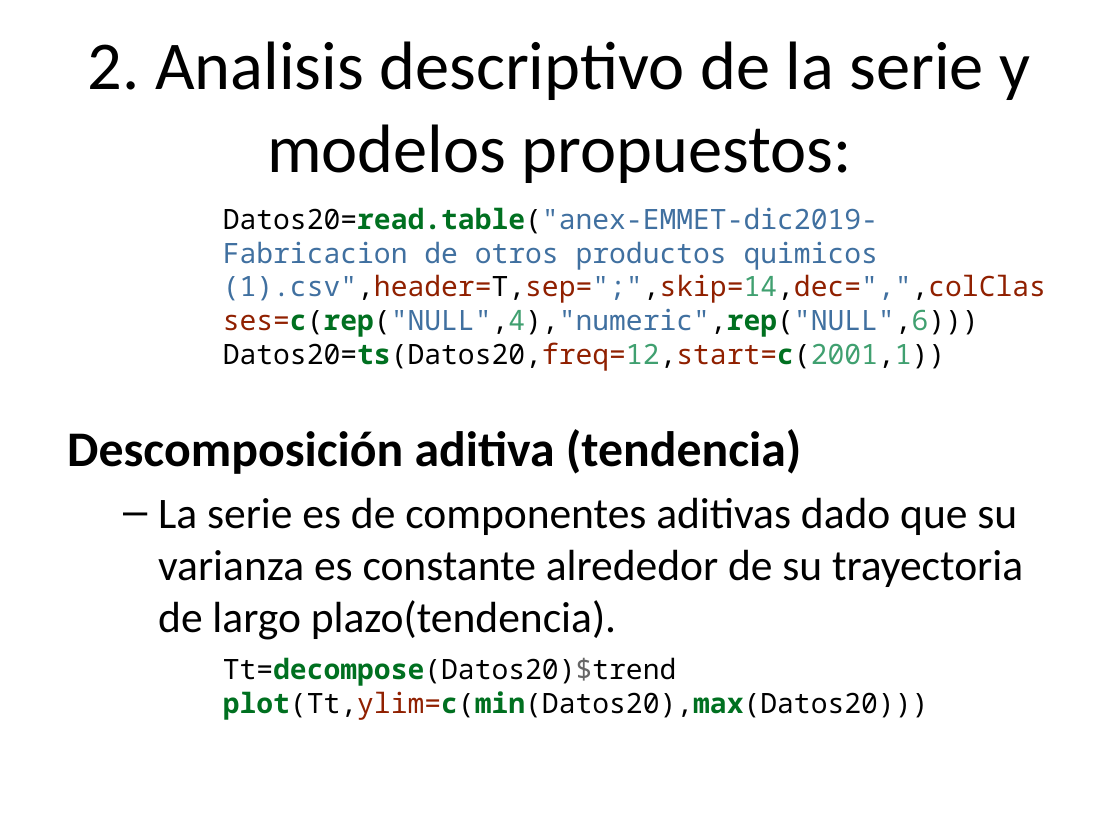
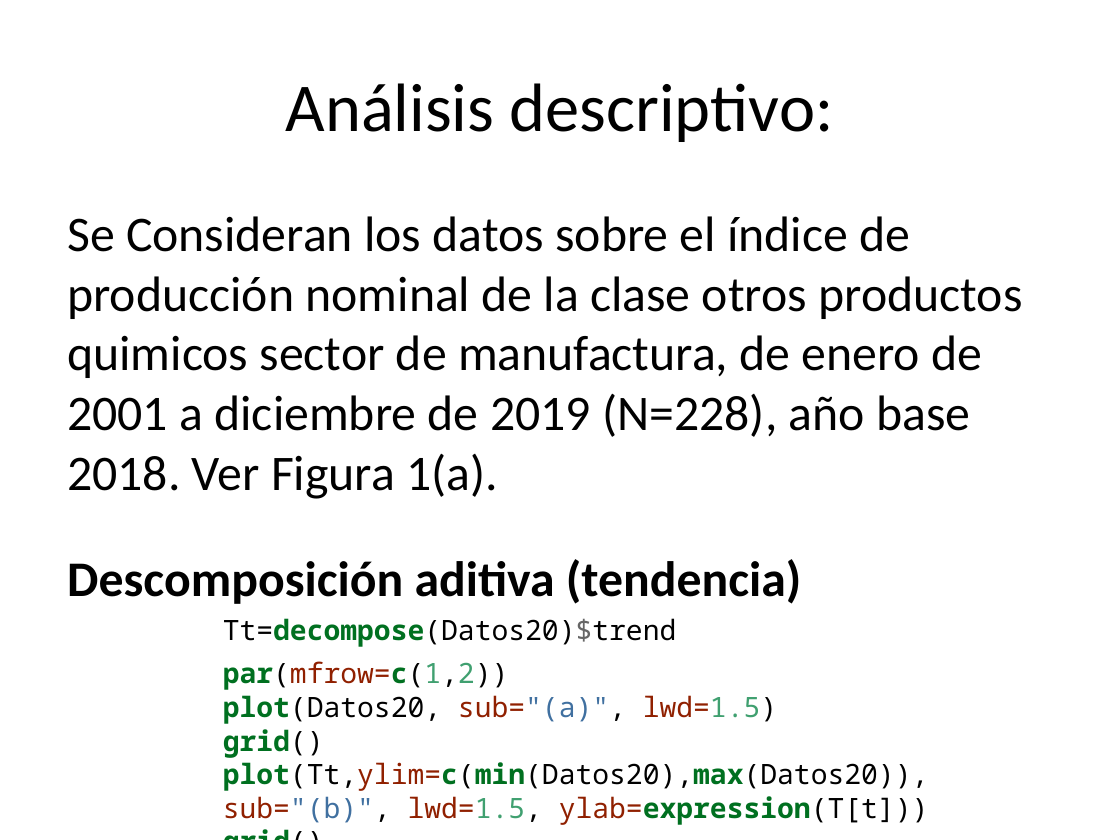
Before and after one commit to Jennifer-Salazar/Trabajo-1-Estadistica-3, a slide deck: slide 4 of Borrador.pptx. Drawn at 1120x840 pixels with LibreOffice and Linux fonts; fonts in the diff are those of the drawing. Boxes give left, top, right and bottom in pixels: in the first picture for what was removed or moved away, otherwise in the second. Text is boxed around its words. In the diff, an @@ line names an element or a change of style, - is before the commit and + after.

```diff
--- a/Borrador.pptx
+++ b/Borrador.pptx
@@ title at (286, 83, 834, 142): text changed @@
-2. Analisis descriptivo de la serie y modelos propuestos:
+Análisis descriptivo:
@@ text at (67, 216, 1022, 499): text changed; size 18 to 32 pt; font Noto Sans Mono to Calibri; text colour #4070A0 to #000000 @@
-Datos20=read.table("anex-EMMET-dic2019-Fabricacion de otros productos quimicos (1).csv",header=T,sep=";",skip=14,dec=",",colClasses=c(rep("NULL",4),"numeric",rep("NULL",6)))
-Datos20=ts(Datos20,freq=12,start=c(2001,1))
+Se Consideran los datos sobre el índice de producción nominal de la clase otros productos quimicos sector de manufactura, de enero de 2001 a diciembre de 2019 (N=228), año base 2018. Ver Figura 1(a).
@@ text at (223, 618, 929, 825): text changed; size 28 to 18 pt; font Calibri to Noto Sans Mono @@
-  – La serie es de componentes aditivas dado que su varianza es constante alrededor de su trayectoria de largo plazo(tendencia).
-Tt=decompose(Datos20)$trend
-plot(Tt,ylim=c(min(Datos20),max(Datos20)))
+Tt=decompose(Datos20)$trend
+par(mfrow=c(1,2))
+plot(Datos20, sub="(a)", lwd=1.5)
+grid()
+plot(Tt,ylim=c(min(Datos20),max(Datos20)), sub="(b)", lwd=1.5, ylab=expression(T[t]))
+grid()
```
Also in this commit, not shown: 5 other slides changed, 2 slides removed, 11 other files.
